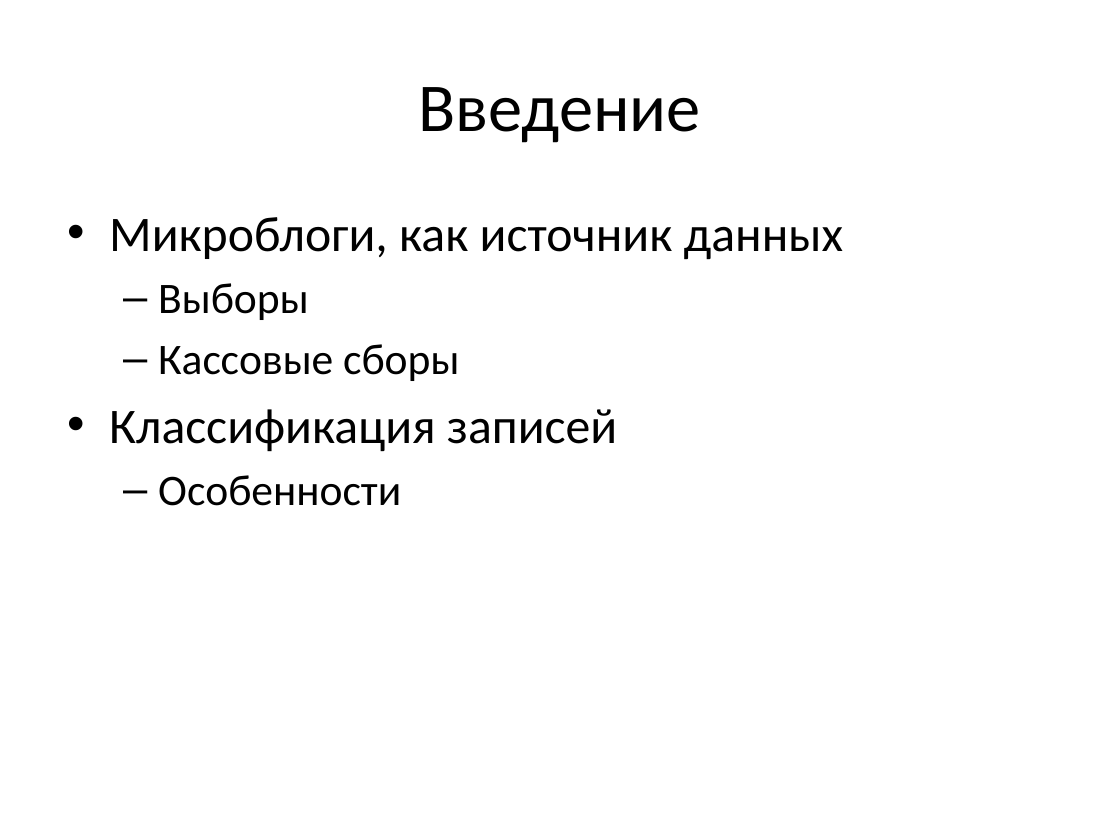
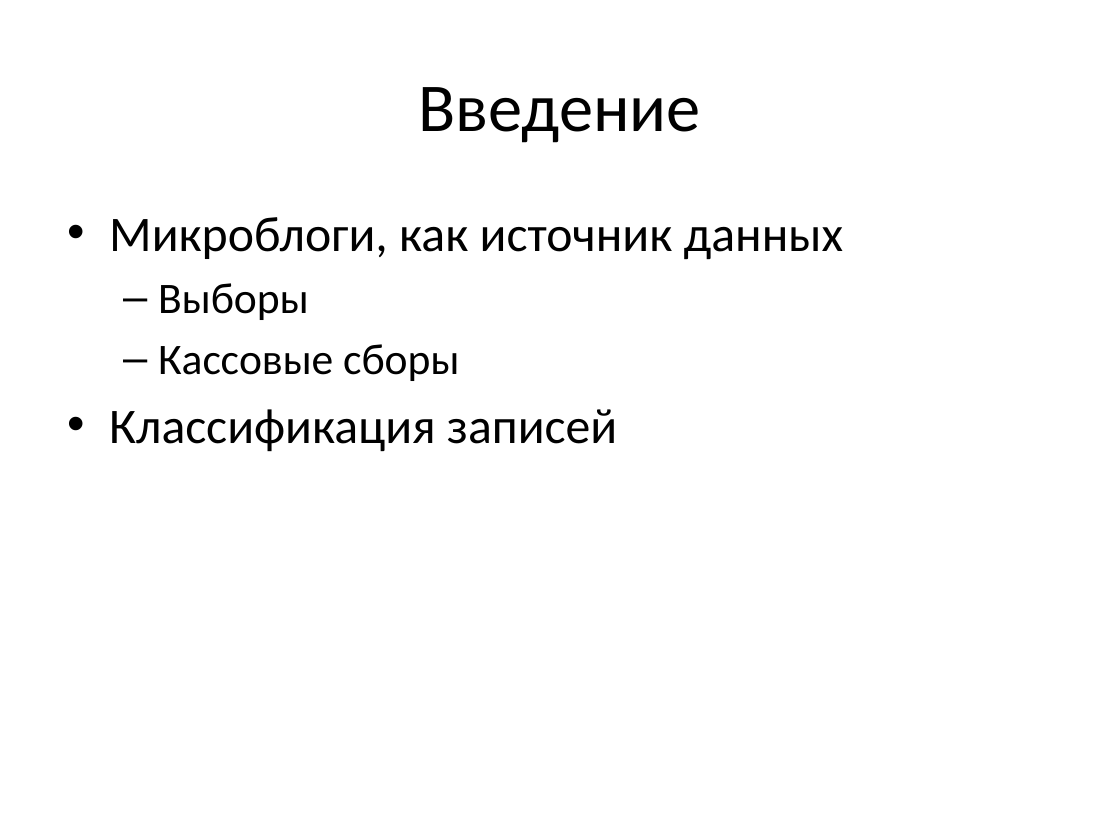
Before and after one commit to ttim/Diploma, a slide deck: slide 2 of docs/diploma.pptx. Drawn at 1120x840 pixels with LibreOffice and Linux fonts; fonts in the diff are those of the drawing. Boxes give left, top, right and bottom in pixels: in the first picture for what was removed or moved away, otherwise in the second. Text is boxed around its words. In the diff, an @@ line names an element or a change of style, - is before the commit and + after.

```diff
--- a/docs/diploma.pptx
+++ b/docs/diploma.pptx
@@ text at bbox=[158, 475, 401, 506]: paragraph removed @@
-  – Особенности
```
Also in this commit, not shown: 6 other slides changed, 1 other file.
